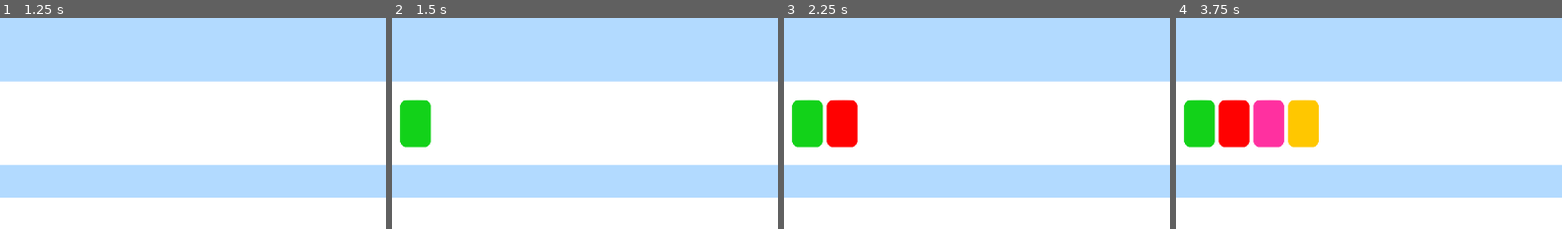
Above: before the commit, frames 1-4 (left to right).
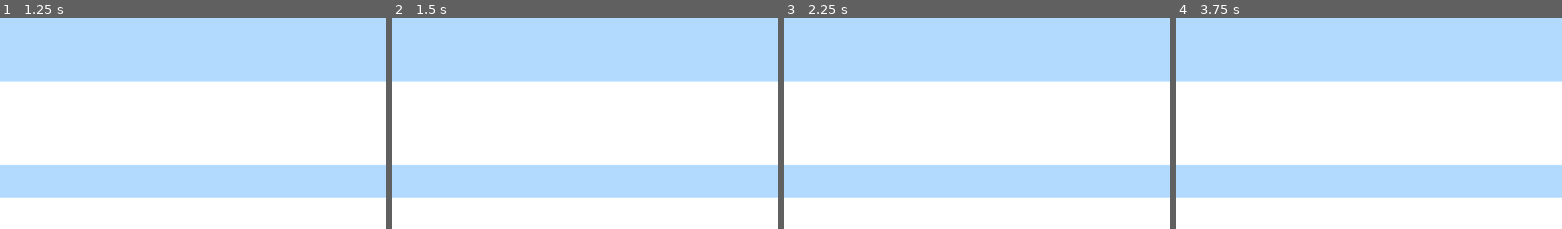
Above: after the commit, the same moments.

Repository: Pertatis/ProjetDomino
Game: Godot game, scene res://Scenes/Main.tscn
The game is run twice, just before and just after one commit, with the same random seed, the same clock (stepped at 60 frames per second) and the same inputs.
Inputs (mouse positions are % of the whole screen's width and height, from its top left):
- Up to frame 1 (1.25 s): tap Enter at 0.5 s; move the mouse to (9, 14) at 0.52 s; click (9, 14) at 0.67 s
- Up to frame 2 (1.5 s): tap Space at 1.25 s; move the mouse to (9, 50) at 1.27 s; click (9, 50) at 1.42 s
- Up to frame 3 (2.25 s): tap Enter at 2 s; move the mouse to (9, 32) at 2.02 s; click (9, 32) at 2.17 s
- Up to frame 4 (3.75 s): tap Space at 2.75 s; move the mouse to (9, 87) at 2.77 s; click (9, 87) at 2.92 s; tap Enter at 3.5 s; move the mouse to (9, 69) at 3.52 s; click (9, 69) at 3.67 s
The pictures show only the part of the screen within x 20-70%, y 7-57%; the shares and areas given below are measured in that part.

Frame 1 is identical in both runs. In frame 2, 1.8% of the frame differs, in the area x 2-11%, y 38-62%; in frame 3, 3.6%; in frame 4, 7.2%, in the area x 2-37%, y 38-62%.

Commit message:
added other dominos with focus

Diff:
--- a/Scenes/Main.gd
+++ b/Scenes/Main.gd
@@ -23,9 +23,9 @@
 func _on_DominoPaletteBleu_click_domino_bleu():
 	var instance_bleu = domino_blue.instance()
 	if base :
-		if $PanelFond/PanelBase.get_child_count() - 1 < max_nb_domino :
-			instance_bleu.position = $"%BasePoint".position + (Vector2.RIGHT * 45 * ($PanelFond/PanelBase.get_child_count() - 1))
-			$PanelFond/PanelBase.add_child(instance_bleu)
+		if $"%PanelBase".get_child_count() - 1 < max_nb_domino :
+			instance_bleu.position = $"%BasePoint".position + (Vector2.RIGHT * 45 * ($"%PanelBase".get_child_count() - 1))
+			$"%PanelBase".add_child(instance_bleu)
 	elif objectif :
 		if $"%PanelObjectif".get_child_count() - 1 < max_nb_domino :
 			instance_bleu.position = $"%ObjectifPoint".position + (Vector2.RIGHT * 45 * ($"%PanelObjectif".get_child_count() - 1))
@@ -33,27 +33,47 @@
 
 func _on_DominoPaletteVert_click_domino_vert():
 	var instance_vert = domino_green.instance()
-	if $PanelFond/PanelBase.get_child_count() - 1 < max_nb_domino :
-		instance_vert.position = $"%BasePoint".position + (Vector2.RIGHT * 45 * ($PanelFond/PanelBase.get_child_count() - 1))
-		$PanelFond/PanelBase.add_child(instance_vert)
+	if base :
+		if $"%PanelBase".get_child_count() - 1 < max_nb_domino :
+			instance_vert.position = $"%BasePoint".position + (Vector2.RIGHT * 45 * ($"%PanelBase".get_child_count() - 1))
+			$"%PanelBase".add_child(instance_vert)
+	elif objectif :
+		if $"%PanelObjectif".get_child_count() - 1 < max_nb_domino :
+			instance_vert.position = $"%ObjectifPoint".position + (Vector2.RIGHT * 45 * ($"%PanelObjectif".get_child_count() - 1))
+			$"%PanelObjectif".add_child(instance_vert)
 
 func _on_DominoPaletteRouge_click_domino_rouge():
 	var instance_rouge = domino_red.instance()
-	if $PanelFond/PanelBase.get_child_count() - 1 < max_nb_domino :
-		instance_rouge.position = $"%BasePoint".position + (Vector2.RIGHT * 45 * ($PanelFond/PanelBase.get_child_count() - 1))
-		$PanelFond/PanelBase.add_child(instance_rouge)
+	if base :
+		if $"%PanelBase".get_child_count() - 1 < max_nb_domino :
+			instance_rouge.position = $"%BasePoint".position + (Vector2.RIGHT * 45 * ($"%PanelBase".get_child_count() - 1))
+			$"%PanelBase".add_child(instance_rouge)
+	elif objectif :
+		if $"%PanelObjectif".get_child_count() - 1 < max_nb_domino :
+			instance_rouge.position = $"%ObjectifPoint".position + (Vector2.RIGHT * 45 * ($"%PanelObjectif".get_child_count() - 1))
+			$"%PanelObjectif".add_child(instance_rouge)
 
 func _on_DominoPaletteRose_click_domino_rose():
 	var instance_rose = pinkfloyd.instance()
-	if $PanelFond/PanelBase.get_child_count() - 1 < max_nb_domino :
-		instance_rose.position = $"%BasePoint".position + (Vector2.RIGHT * 45 * ($PanelFond/PanelBase.get_child_count() - 1))
-		$PanelFond/PanelBase.add_child(instance_rose)
+	if base :
+		if $"%PanelBase".get_child_count() - 1 < max_nb_domino :
+			instance_rose.position = $"%BasePoint".position + (Vector2.RIGHT * 45 * ($"%PanelBase".get_child_count() - 1))
+			$"%PanelBase".add_child(instance_rose)
+	elif objectif :
+		if $"%PanelObjectif".get_child_count() - 1 < max_nb_domino :
+			instance_rose.position = $"%ObjectifPoint".position + (Vector2.RIGHT * 45 * ($"%PanelObjectif".get_child_count() - 1))
+			$"%PanelObjectif".add_child(instance_rose)
 
 func _on_DominoPaletteJaune_click_domino_jaune():
 	var instance_jaune = domino_yellow.instance()
-	if $PanelFond/PanelBase.get_child_count() - 1 < max_nb_domino :
-		instance_jaune.position = $"%BasePoint".position + (Vector2.RIGHT * 45 * ($PanelFond/PanelBase.get_child_count() - 1))
-		$PanelFond/PanelBase.add_child(instance_jaune)
+	if base :
+		if $"%PanelBase".get_child_count() - 1 < max_nb_domino :
+			instance_jaune.position = $"%BasePoint".position + (Vector2.RIGHT * 45 * ($"%PanelBase".get_child_count() - 1))
+			$"%PanelBase".add_child(instance_jaune)
+	elif objectif :
+		if $"%PanelObjectif".get_child_count() - 1 < max_nb_domino :
+			instance_jaune.position = $"%ObjectifPoint".position + (Vector2.RIGHT * 45 * ($"%PanelObjectif".get_child_count() - 1))
+			$"%PanelObjectif".add_child(instance_jaune)
 
 
 
--- a/project.godot
+++ b/project.godot
@@ -12,6 +12,7 @@
 
 config/name="ProjetCaron"
 run/main_scene="res://Scenes/Main.tscn"
+boot_splash/show_image=false
 config/icon="res://icon.png"
 
 [editor]
